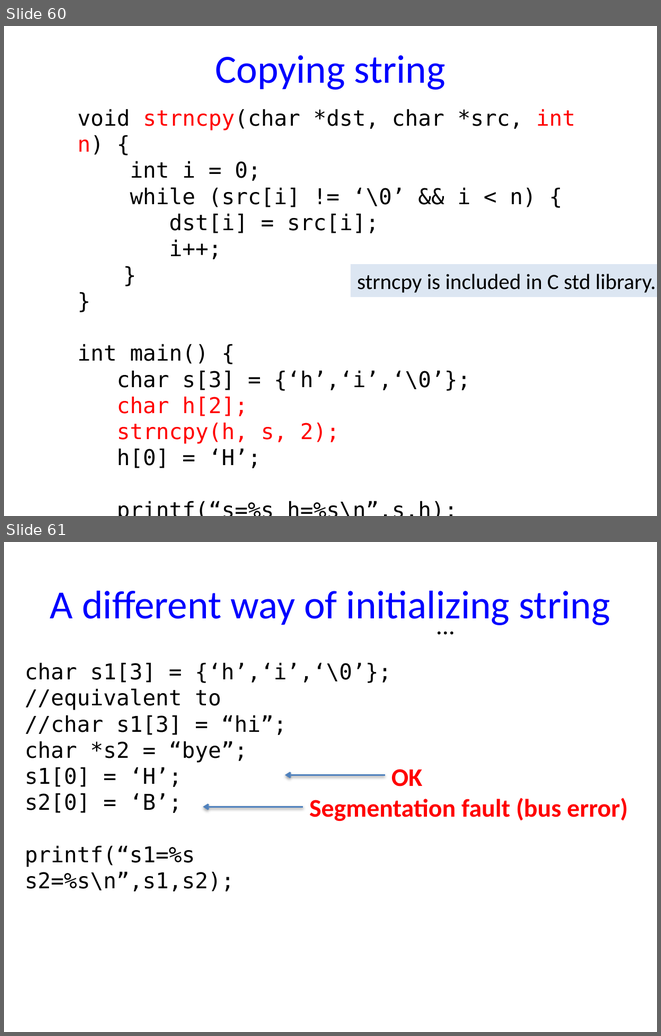
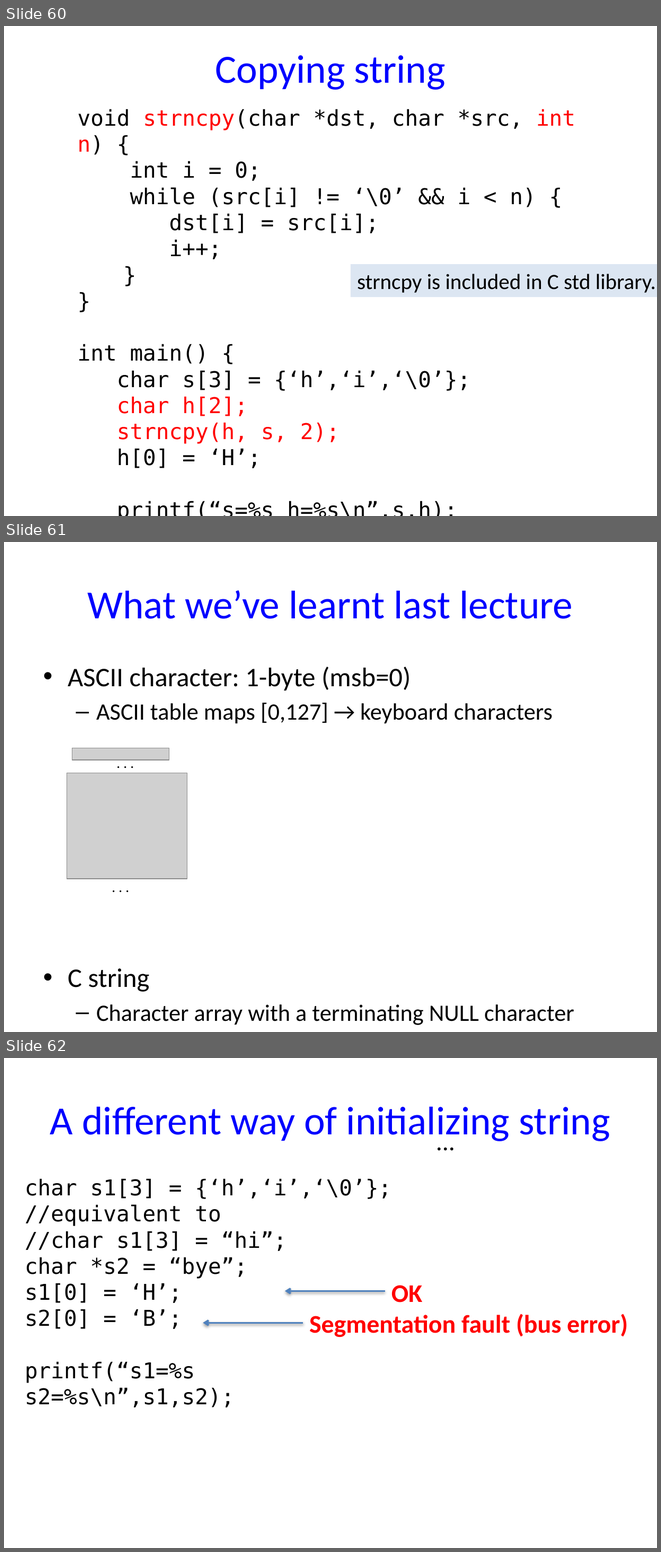
Before and after one commit to NYU-CSO/nyu-cso.github.io, a slide deck: notes/06-char-string.pptx. Shown one above the other, each under a label of ours: slides 60 and 61 before the commit, slides 60, 61 and 62 after it. The pictures are 661x1036 and 661x1552 pixels, drawn with LibreOffice and Linux fonts; fonts in the diff are those of the drawing; grey boxes stand for pictures. Boxes give left, top, right and bottom in pixels: in the first picture for what was removed or moved away, otherwise in the second. Text is boxed around its words. In the diff, an @@ line names an element or a change of style, - is before the commit and + after.

```diff
--- a/notes/06-char-string.pptx
+++ b/notes/06-char-string.pptx
@@ slide 61 added at box(4, 542, 657, 1032), background #FFFFFF @@
@@ title added at box(87, 590, 573, 619), 44 pt, text #0000FF @@
+What we’ve learnt last lecture
@@ text added at box(68, 667, 574, 1025), 25.9 pt, text #000000 @@
+• ASCII character: 1-byte (msb=0)
+  – ASCII table maps [0,127] → keyboard characters
+• C string
+  – Character array with a terminating NULL character
@@ group added at box(67, 748, 187, 899): 2 pictures, 2 texts @@
+. . .
+. . .
@@ what was slide 61 is now slide 62 @@
```
Also in this commit, not shown: 10 other files.
